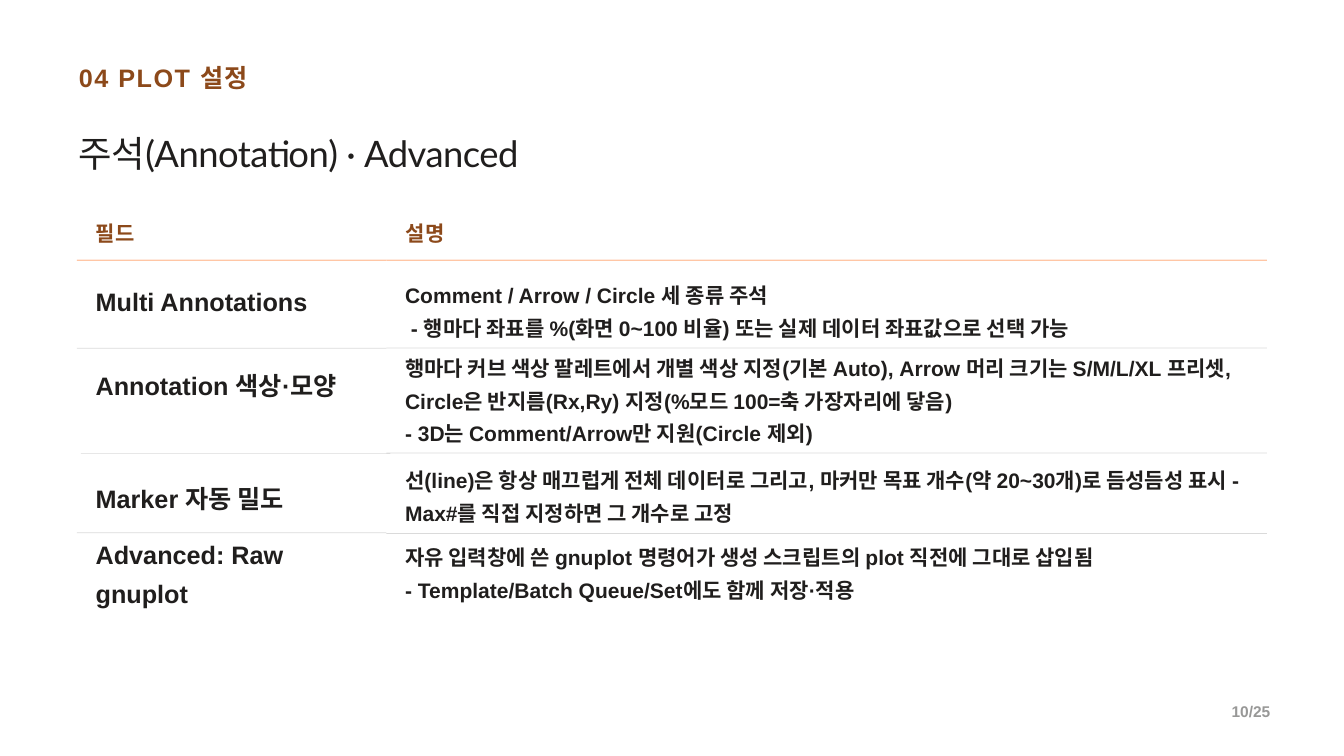
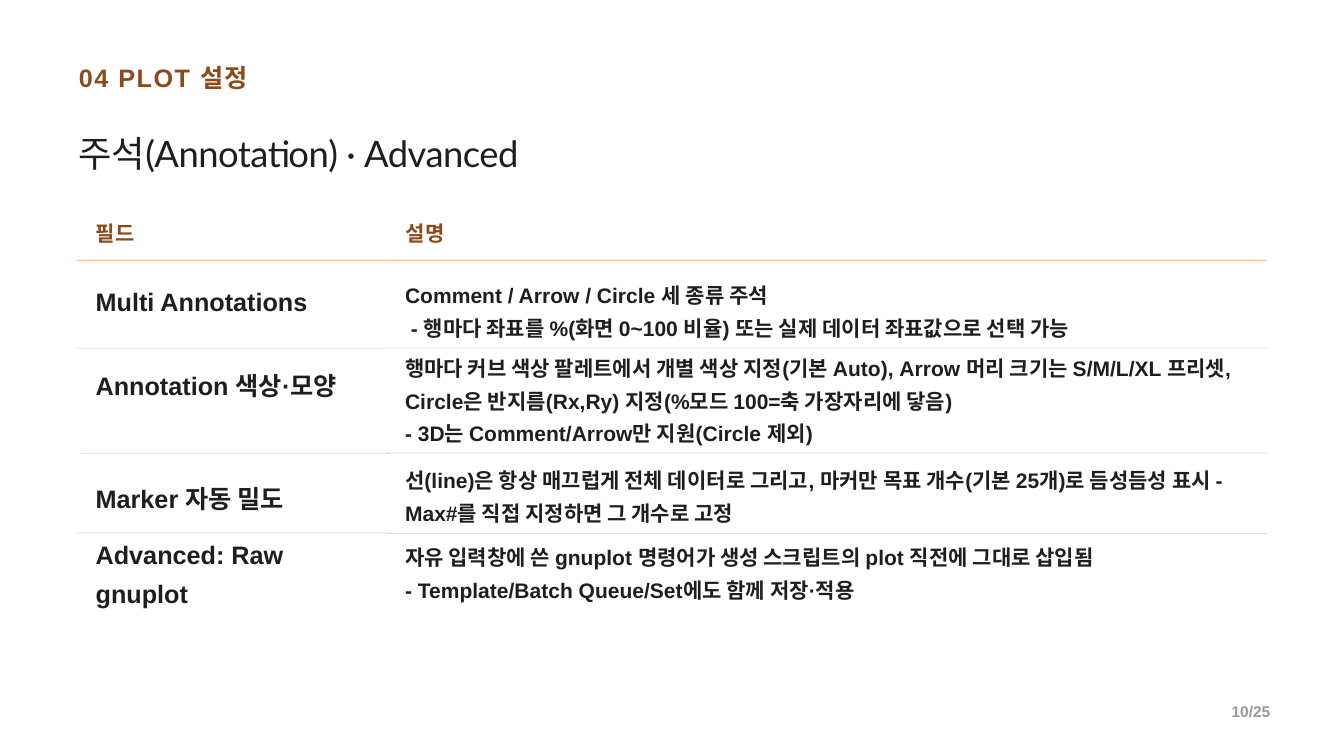
Before and after one commit to CWKIM113/CathPlot_Pub, a slide deck: slide 10 of CathPlot_발표.pptx. Drawn at 1344x756 pixels with LibreOffice and Linux fonts; fonts in the diff are those of the drawing. Boxes give left, top, right and bottom in pixels: in the first picture for what was removed or moved away, otherwise in the second. Text is boxed around its words. In the diff, an @@ line names an element or a change of style, - is before the commit and + after.

```diff
--- a/CathPlot_발표.pptx
+++ b/CathPlot_발표.pptx
@@ text at (405,470,1211,523): text changed @@
-선(line)은 항상 매끄럽게 전체 데이터로 그리고, 마커만 목표 개수(약 20~30개)로 듬성듬성 표시 - Max#를 직접 지정하면 그 개수로 고정
+선(line)은 항상 매끄럽게 전체 데이터로 그리고, 마커만 목표 개수(기본 25개)로 듬성듬성 표시 - Max#를 직접 지정하면 그 개수로 고정
```
Also in this commit, not shown: 5 other slides changed, 1 other file.
